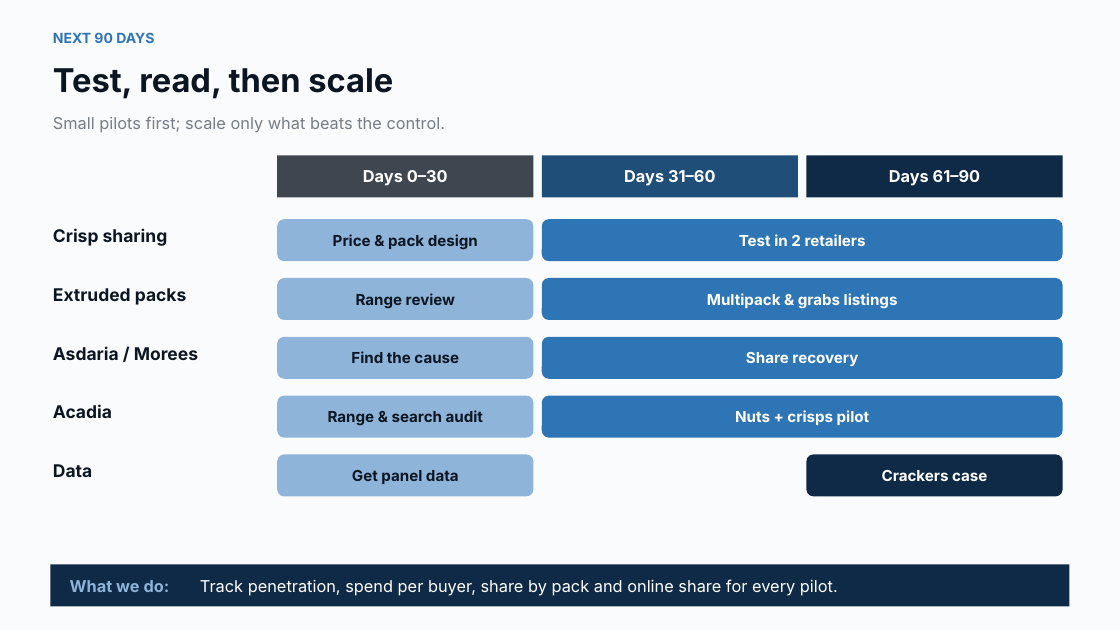
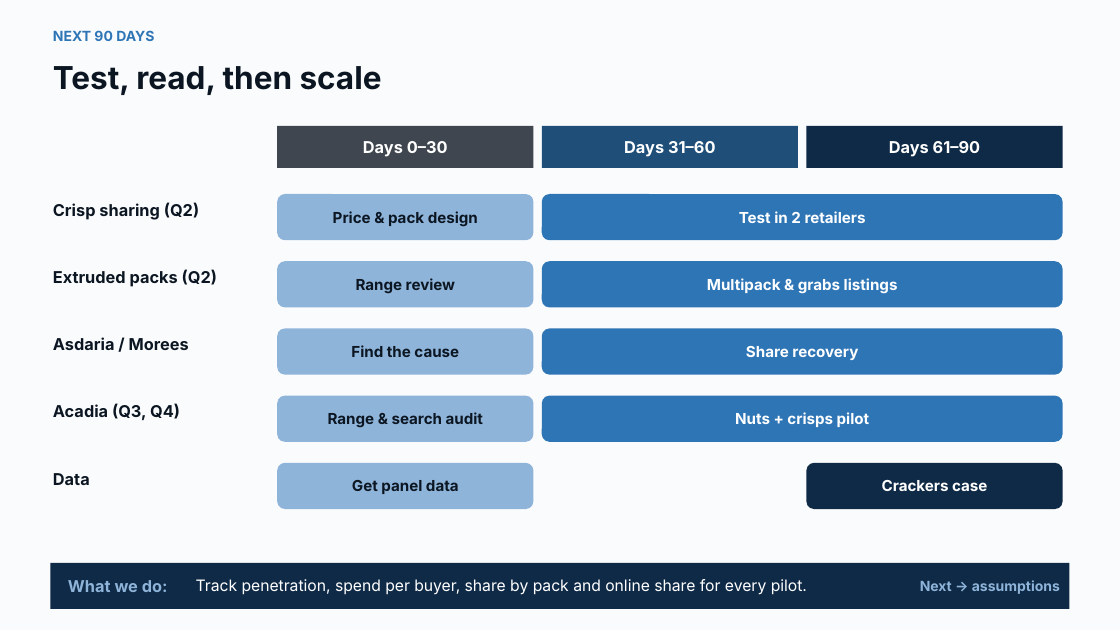
Before and after one commit to harshjunekumar/test-sample, a slide deck: slide 13 of pepsico_savoury_case/UK_Savoury_Growth_Story.pptx (slide 12 before the commit). Drawn at 1120x630 pixels with LibreOffice and Linux fonts; fonts in the diff are those of the drawing. Boxes give left, top, right and bottom in pixels: in the first picture for what was removed or moved away, otherwise in the second. Text is boxed around its words. In the diff, an @@ line names an element or a change of style, - is before the commit and + after.

```diff
--- a/pepsico_savoury_case/UK_Savoury_Growth_Story.pptx
+++ b/pepsico_savoury_case/UK_Savoury_Growth_Story.pptx
@@ text "Test, read, then scale" at [53,66,382,95]: size 28 to 27 pt @@
@@ text removed at [53,116,446,133] @@
-Small pilots first; scale only what beats the control.
@@ 3 rectangles: place and size @@
-3 rectangles at [277,155,1063,197]
+3 rectangles at [277,126,1063,168]
@@ text at [53,202,199,220]: text changed; size 15 to 14 pt @@
-Crisp sharing
+Crisp sharing (Q2)
@@ rounded rectangle "Price & pack design": place and size @@
-rounded rectangle "Price & pack design" at [277,219,534,261]
+rounded rectangle "Price & pack design" at [277,194,534,240]
@@ rounded rectangle "Test in 2 retailers": place and size @@
-rounded rectangle "Test in 2 retailers" at [542,219,1063,261]
+rounded rectangle "Test in 2 retailers" at [542,194,1063,240]
@@ rounded rectangle "Range review": place and size @@
-rounded rectangle "Range review" at [277,278,534,320]
+rounded rectangle "Range review" at [277,261,534,308]
@@ rounded rectangle "Multipack & grabs listings": place and size @@
-rounded rectangle "Multipack & grabs listings" at [542,278,1063,320]
+rounded rectangle "Multipack & grabs listings" at [542,261,1063,308]
@@ text at [53,270,217,287]: text changed; size 15 to 14 pt @@
-Extruded packs
+Extruded packs (Q2)
@@ rounded rectangle "Find the cause": place and size @@
-rounded rectangle "Find the cause" at [277,337,534,379]
+rounded rectangle "Find the cause" at [277,329,534,375]
@@ rounded rectangle "Share recovery": place and size @@
-rounded rectangle "Share recovery" at [542,337,1063,379]
+rounded rectangle "Share recovery" at [542,329,1063,375]
@@ text "Asdaria / Morees": place and size @@
-text "Asdaria / Morees" at [53,346,198,360]
+text "Asdaria / Morees" at [53,337,189,350]
@@ text "Asdaria / Morees" at [53,337,189,350]: size 15 to 14 pt @@
@@ text at [53,404,180,420]: text changed; size 15 to 14 pt @@
-Acadia
+Acadia (Q3, Q4)
@@ rounded rectangle "Range & search audit": place and size @@
-rounded rectangle "Range & search audit" at [277,396,534,438]
+rounded rectangle "Range & search audit" at [277,396,534,442]
@@ rounded rectangle "Nuts + crisps pilot": place and size @@
-rounded rectangle "Nuts + crisps pilot" at [542,396,1063,438]
+rounded rectangle "Nuts + crisps pilot" at [542,396,1063,442]
@@ text "Data" at [53,473,90,485]: size 15 to 14 pt @@
@@ text "Data": place and size @@
-text "Data" at [53,464,92,477]
+text "Data" at [53,473,90,485]
@@ rounded rectangle "Get panel data": place and size @@
-rounded rectangle "Get panel data" at [277,455,534,497]
+rounded rectangle "Get panel data" at [277,463,534,509]
@@ rounded rectangle "Crackers case": place and size @@
-rounded rectangle "Crackers case" at [807,455,1063,497]
+rounded rectangle "Crackers case" at [807,463,1063,509]
@@ text "Track penetration, spend per buyer, ..." at [196,579,807,595]: size 14 to 13.5 pt @@
@@ text added at [920,580,1060,594], 12 pt, text #8FB4D9, bold @@
+Next → assumptions
```
Also in this commit, not shown: 8 other slides changed, 4 slides added, 3 slides removed, 1 other file.
